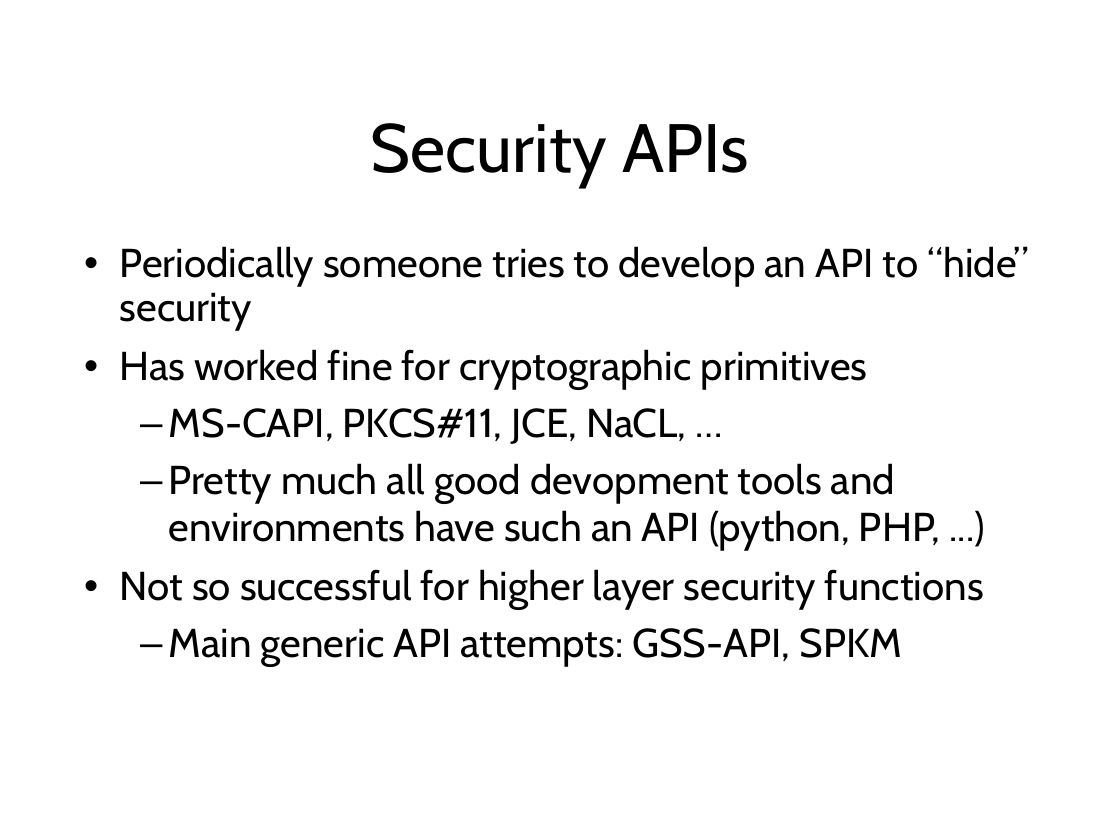
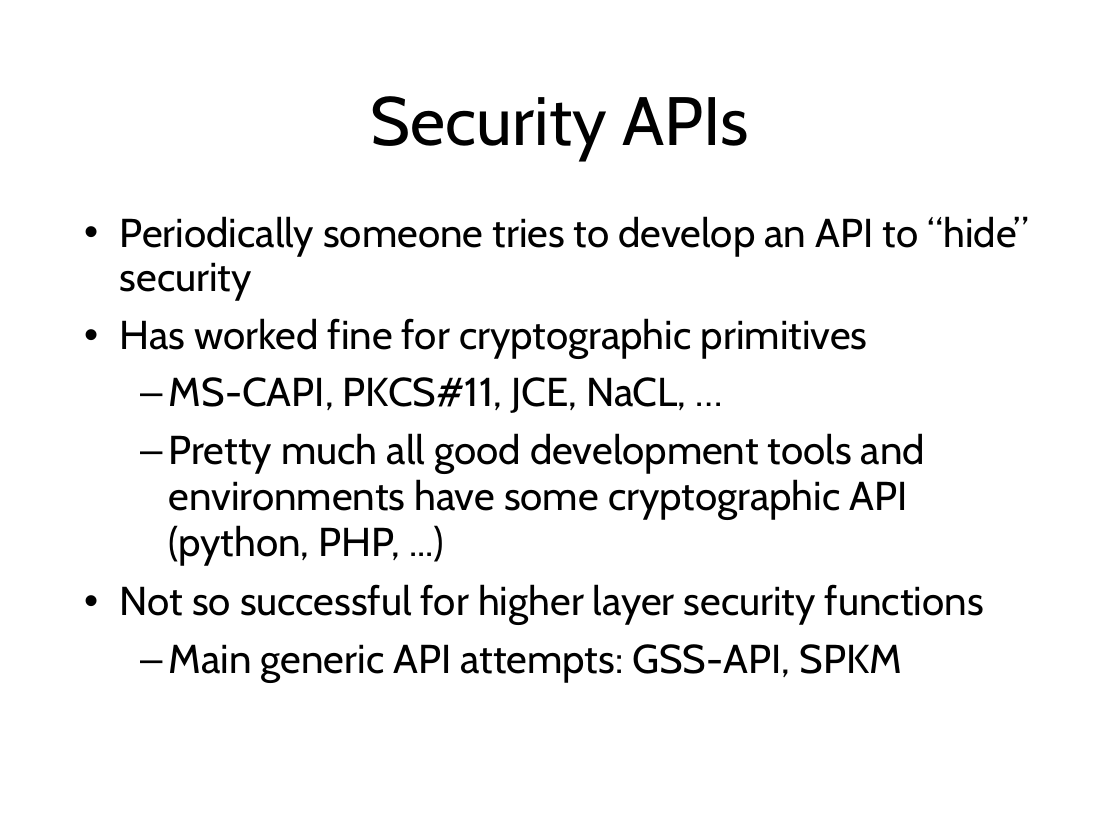
Before and after one commit to sftcd/cs7053, a slide deck: slide 23 of 2023lectures/02-concepts.odp (slide 24 before the commit). Drawn at 1120x840 pixels with LibreOffice and Linux fonts; fonts in the diff are those of the drawing. Boxes give left, top, right and bottom in pixels: in the first picture for what was removed or moved away, otherwise in the second. Text is boxed around its words. In the diff, an @@ line names an element or a change of style, - is before the commit and + after.

```diff
--- a/2023lectures/02-concepts.odp
+++ b/2023lectures/02-concepts.odp
@@ title "Security APIs": place and size @@
-title "Security APIs" at box(371, 123, 748, 187)
+title "Security APIs" at box(371, 96, 748, 161)
@@ text "Periodically someone tries to develop ...": place and size @@
-text "Periodically someone tries to develop ..." at box(120, 246, 1029, 667)
+text "Periodically someone tries to develop ..." at box(120, 216, 1029, 682)
@@ text at box(169, 433, 925, 566): text changed @@
-  – Pretty much all good devopment tools and environments have such an API (python, PHP, ...)
+  – Pretty much all good development tools and environments have some cryptographic API (python, PHP, ...)
```
Also in this commit, not shown: 11 other slides changed, 1 slide removed, 2 other files.
